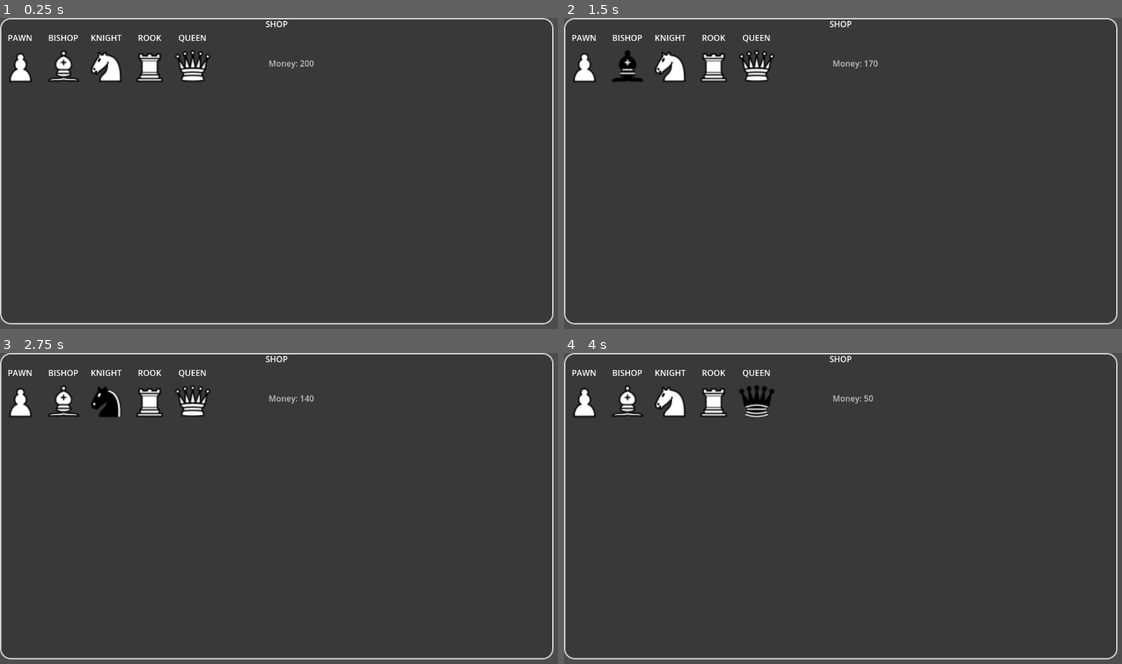
Above: before the commit, frames 1-4 (two rows, left to right).
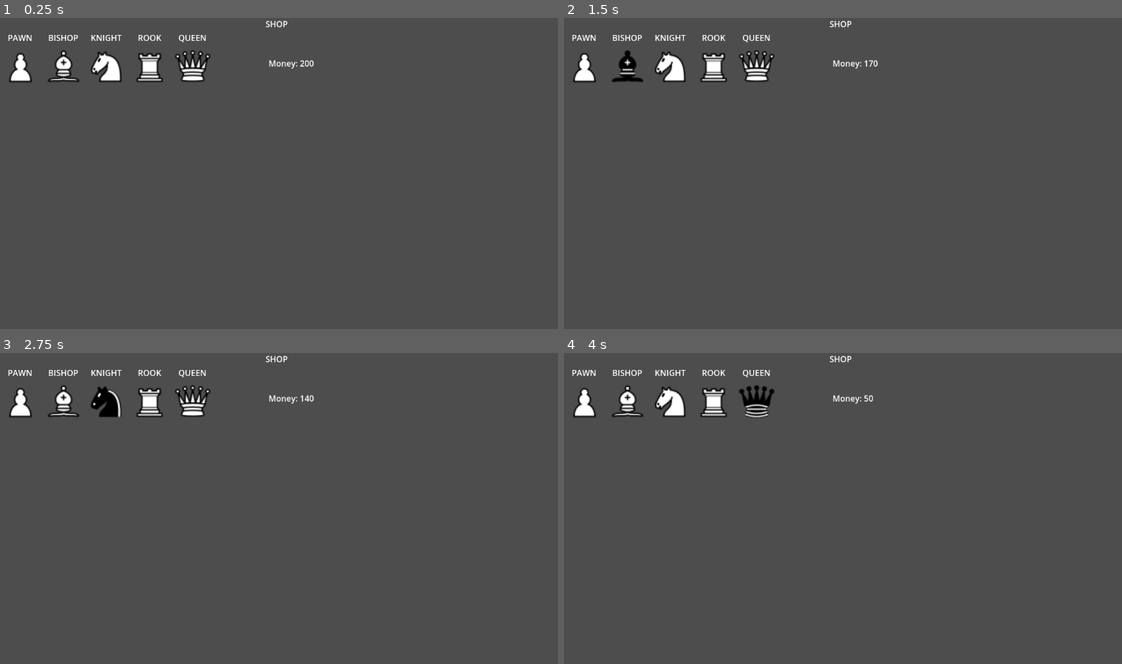
Above: after the commit, the same moments.

Repository: nubabanu/ChessMania
Game: Godot game, scene res://scenes/Shop.tscn
Same seed, same stepped clock (60 frames per second), same inputs: the game is played once before the commit and once after it. This scene is started directly instead of the project's main scene.
Inputs (mouse positions are in pixels of both pictures, inside the frame that each line leads up to):
- Up to frame 1 (0.25 s): no input
- Up to frame 2 (1.5 s): click (586, 64) at 0.5 s; click (625, 64) at 1.25 s
- Up to frame 3 (2.75 s): click (106, 399) at 2 s
- Up to frame 4 (4 s): click (714, 399) at 2.75 s; click (759, 399) at 3.5 s

The runs differ from the first frame. In frame 1, 1.7% of the frame differs, in the area x 0-100%, y 0-99%; in frame 2, 1.7%; in frame 3, 1.7%; in frame 4, 1.7%.
Error before the commit: Invalid assignment of property or key 'modulate' with value of type 'Color' on a base object of type 'null instance'. (res://TotalWarScripts/Shop.gd:23)

Commit message:
Shop UI v1 corrected

Diff:
--- a/scenes/Shop.tscn
+++ b/scenes/Shop.tscn
@@ -42,38 +42,32 @@
 text = "Money: 100"
 vertical_alignment = 1
 
-[node name="Panel" type="Panel" parent="Control"]
-layout_mode = 2
-offset_right = 1080.0
-offset_bottom = 600.0
-theme_override_styles/panel = SubResource("StyleBoxFlat_47hci")
-
-[node name="MarginContainer" type="MarginContainer" parent="Control/Panel"]
+[node name="MarginContainer" type="MarginContainer" parent="Control"]
 layout_mode = 1
 offset_right = 1080.0
 offset_bottom = 600.0
 
-[node name="VBoxContainer" type="VBoxContainer" parent="Control/Panel/MarginContainer"]
+[node name="VBoxContainer" type="VBoxContainer" parent="Control/MarginContainer"]
 layout_mode = 2
 
-[node name="Label" type="Label" parent="Control/Panel/MarginContainer/VBoxContainer"]
+[node name="Label" type="Label" parent="Control/MarginContainer/VBoxContainer"]
 layout_mode = 2
 text = "SHOP"
 horizontal_alignment = 1
 
-[node name="GridContainer" type="GridContainer" parent="Control/Panel/MarginContainer/VBoxContainer"]
+[node name="GridContainer" type="GridContainer" parent="Control/MarginContainer/VBoxContainer"]
 layout_mode = 2
 columns = 5
 
-[node name="VBoxContainer" type="VBoxContainer" parent="Control/Panel/MarginContainer/VBoxContainer/GridContainer"]
+[node name="VBoxContainer" type="VBoxContainer" parent="Control/MarginContainer/VBoxContainer/GridContainer"]
 layout_mode = 2
 
-[node name="Label" type="Label" parent="Control/Panel/MarginContainer/VBoxContainer/GridContainer/VBoxContainer"]
+[node name="Label" type="Label" parent="Control/MarginContainer/VBoxContainer/GridContainer/VBoxContainer"]
 layout_mode = 2
 text = "PAWN"
 horizontal_alignment = 1
 
-[node name="Pawn" type="TextureButton" parent="Control/Panel/MarginContainer/VBoxContainer/GridContainer/VBoxContainer" groups=["shop_buttons"]]
+[node name="Pawn" type="TextureButton" parent="Control/MarginContainer/VBoxContainer/GridContainer/VBoxContainer" groups=["shop_buttons"]]
 custom_minimum_size = Vector2(80, 80)
 layout_mode = 2
 tooltip_text = "Buy Pawn - 10 Gold"
@@ -82,15 +76,15 @@
 texture_hover = ExtResource("3_47hci")
 stretch_mode = 0
 
-[node name="VBoxContainer2" type="VBoxContainer" parent="Control/Panel/MarginContainer/VBoxContainer/GridContainer"]
+[node name="VBoxContainer2" type="VBoxContainer" parent="Control/MarginContainer/VBoxContainer/GridContainer"]
 layout_mode = 2
 
-[node name="Label" type="Label" parent="Control/Panel/MarginContainer/VBoxContainer/GridContainer/VBoxContainer2"]
+[node name="Label" type="Label" parent="Control/MarginContainer/VBoxContainer/GridContainer/VBoxContainer2"]
 layout_mode = 2
 text = "BISHOP"
 horizontal_alignment = 1
 
-[node name="Bishop" type="TextureButton" parent="Control/Panel/MarginContainer/VBoxContainer/GridContainer/VBoxContainer2" groups=["shop_buttons"]]
+[node name="Bishop" type="TextureButton" parent="Control/MarginContainer/VBoxContainer/GridContainer/VBoxContainer2" groups=["shop_buttons"]]
 custom_minimum_size = Vector2(80, 80)
 layout_mode = 2
 tooltip_text = "Buy Bishop - 20 Gold"
@@ -100,15 +94,15 @@
 stretch_mode = 0
 script = ExtResource("3_ht580")
 
-[node name="VBoxContainer3" type="VBoxContainer" parent="Control/Panel/MarginContainer/VBoxContainer/GridContainer"]
+[node name="VBoxContainer3" type="VBoxContainer" parent="Control/MarginContainer/VBoxContainer/GridContainer"]
 layout_mode = 2
 
-[node name="Label" type="Label" parent="Control/Panel/MarginContainer/VBoxContainer/GridContainer/VBoxContainer3"]
+[node name="Label" type="Label" parent="Control/MarginContainer/VBoxContainer/GridContainer/VBoxContainer3"]
 layout_mode = 2
 text = "KNIGHT"
 horizontal_alignment = 1
 
-[node name="Knight" type="TextureButton" parent="Control/Panel/MarginContainer/VBoxContainer/GridContainer/VBoxContainer3" groups=["shop_buttons"]]
+[node name="Knight" type="TextureButton" parent="Control/MarginContainer/VBoxContainer/GridContainer/VBoxContainer3" groups=["shop_buttons"]]
 custom_minimum_size = Vector2(80, 80)
 layout_mode = 2
 tooltip_text = "Buy Knight - 30 Gold"
@@ -118,15 +112,15 @@
 stretch_mode = 0
 script = ExtResource("3_ht580")
 
-[node name="VBoxContainer4" type="VBoxContainer" parent="Control/Panel/MarginContainer/VBoxContainer/GridContainer"]
+[node name="VBoxContainer4" type="VBoxContainer" parent="Control/MarginContainer/VBoxContainer/GridContainer"]
 layout_mode = 2
 
-[node name="Label" type="Label" parent="Control/Panel/MarginContainer/VBoxContainer/GridContainer/VBoxContainer4"]
+[node name="Label" type="Label" parent="Control/MarginContainer/VBoxContainer/GridContainer/VBoxContainer4"]
 layout_mode = 2
 text = "ROOK"
 horizontal_alignment = 1
 
-[node name="Rook" type="TextureButton" parent="Control/Panel/MarginContainer/VBoxContainer/GridContainer/VBoxContainer4" groups=["shop_buttons"]]
+[node name="Rook" type="TextureButton" parent="Control/MarginContainer/VBoxContainer/GridContainer/VBoxContainer4" groups=["shop_buttons"]]
 custom_minimum_size = Vector2(80, 80)
 layout_mode = 2
 tooltip_text = "Buy Rook - 40 Gold"
@@ -136,15 +130,15 @@
 stretch_mode = 0
 script = ExtResource("3_ht580")
 
-[node name="VBoxContainer5" type="VBoxContainer" parent="Control/Panel/MarginContainer/VBoxContainer/GridContainer"]
+[node name="VBoxContainer5" type="VBoxContainer" parent="Control/MarginContainer/VBoxContainer/GridContainer"]
 layout_mode = 2
 
-[node name="Label" type="Label" parent="Control/Panel/MarginContainer/VBoxContainer/GridContainer/VBoxContainer5"]
+[node name="Label" type="Label" parent="Control/MarginContainer/VBoxContainer/GridContainer/VBoxContainer5"]
 layout_mode = 2
 text = "QUEEN"
 horizontal_alignment = 1
 
-[node name="Queen" type="TextureButton" parent="Control/Panel/MarginContainer/VBoxContainer/GridContainer/VBoxContainer5" groups=["shop_buttons"]]
+[node name="Queen" type="TextureButton" parent="Control/MarginContainer/VBoxContainer/GridContainer/VBoxContainer5" groups=["shop_buttons"]]
 custom_minimum_size = Vector2(80, 80)
 layout_mode = 2
 tooltip_text = "Buy Queen - 50 Gold"
@@ -153,3 +147,7 @@
 texture_hover = ExtResource("12_plhqw")
 stretch_mode = 0
 script = ExtResource("3_ht580")
+
+[node name="Panel" type="Panel" parent="Control/MarginContainer"]
+layout_mode = 2
+theme_override_styles/panel = SubResource("StyleBoxFlat_47hci")
